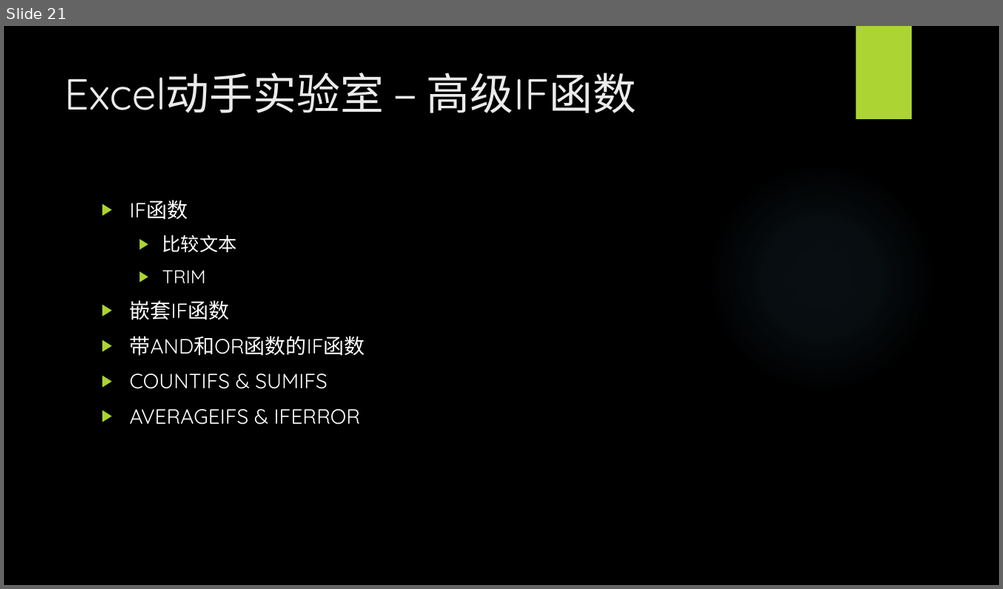
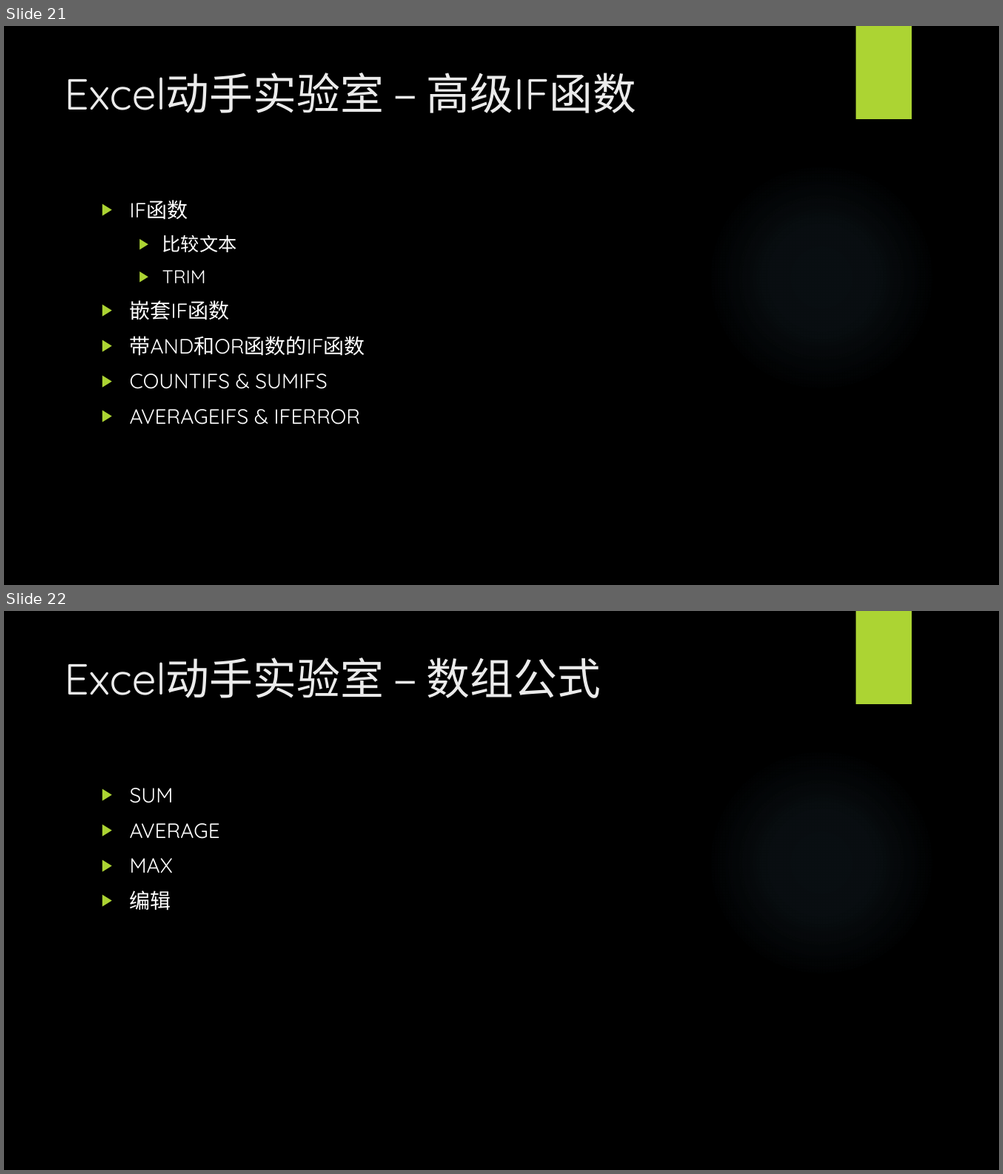
Before and after one commit to BigEgg/OfficeTraining, a slide deck: Excel动手实验室.pptx. Shown one above the other, each under a label of ours: slide 21 before the commit, slides 21 and 22 after it. The pictures are 1003x589 and 1003x1174 pixels, drawn with LibreOffice and Linux fonts; fonts in the diff are those of the drawing; background and template pictures are left out. Boxes give left, top, right and bottom in pixels: in the first picture for what was removed or moved away, otherwise in the second. Text is boxed around its words. In the diff, an @@ line names an element or a change of style, - is before the commit and + after.

```diff
--- a/Excel动手实验室.pptx
+++ b/Excel动手实验室.pptx
@@ slide 22 added at (4, 611, 999, 1170), background picture (left out); not listed: 2 template elements that a slide beside it also shows @@
@@ title added at (64, 658, 600, 698), 42 pt, text #EBEBEB @@
+Excel动手实验室 – 数组公式
@@ text added at (130, 788, 220, 911), 20 pt, text #FFFFFF @@
+▶ SUM
+▶ AVERAGE
+▶ MAX
+▶ 编辑
```
Also in this commit, not shown: 1 other file.
